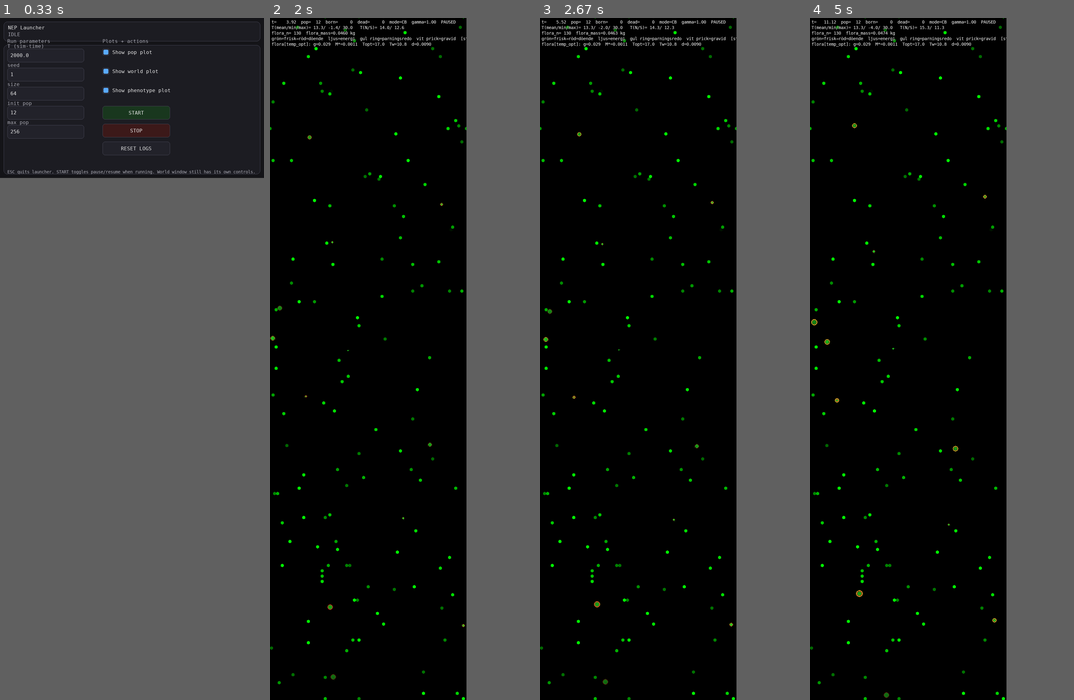
Above: before the commit, frames 1-4 (left to right).
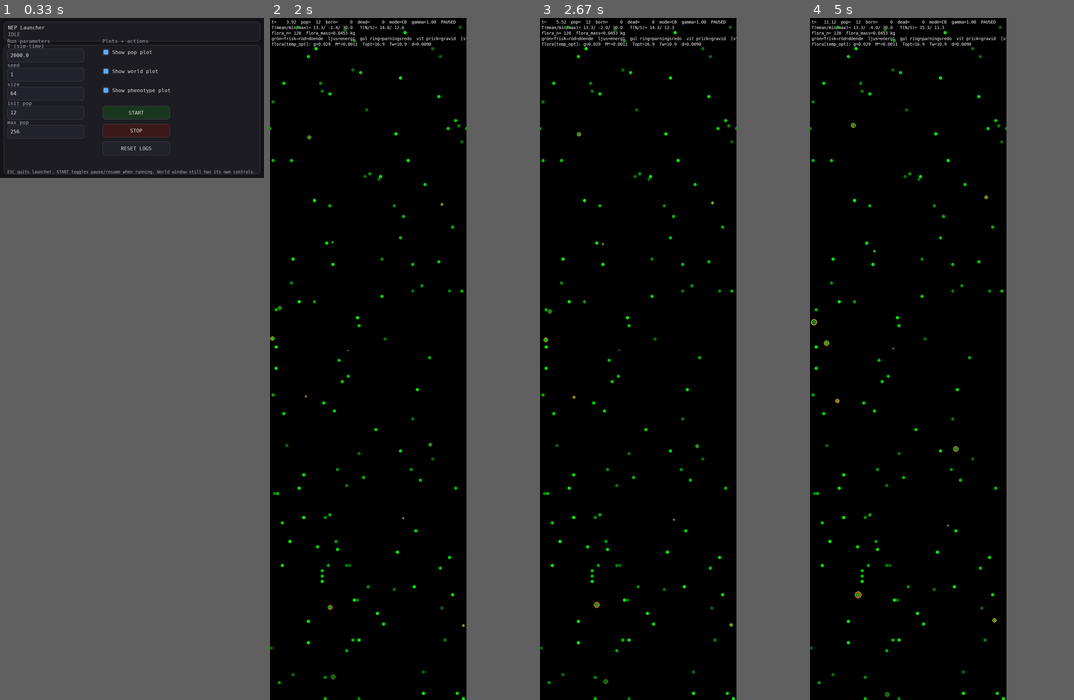
Above: after the commit, the same moments.

Repository: JoakimStorck/nep-process
Game: pygame game, started from nep_gui_launcher.py
Two runs of this game, one before a commit and one after it. Both use one fixed random seed, a clock stepped at 60 frames per second and the inputs below.
Inputs:
- Up to frame 1 (0.33 s): no input
- Up to frame 2 (2 s): click "START" at 0.38 s; tap Space at 0.67 s; tap 1 at 1 s
- Up to frame 3 (2.67 s): no input
- Up to frame 4 (5 s): no input

Frame 1 is identical in both runs. In frame 2, less than 0.1% of the frame differs, in the area x 0-66%, y 1-87%; in frame 3, less than 0.1%; in frame 4, 0.2%, in the area x 0-75%, y 1-100%.

Commit message:
Commit: Slut näringskretsloppet
Nedbrytningen verkar nu per fraktion: labil och strukturell massa bryts
ner med var sin takt, räknade ur massa och strukturandel utan ett andra
fält. Frisatt näring är nedbruten massa gånger dess näringsinnehåll,
med samma stökiometri som kostar vid uppbyggnad.

Floratillväxten är näringsbegränsad och fusionerad med upptaget, som
läser uptake_capacity — kapacitetsmodellens första verkliga läsare.
Byggkostnaden per kilo sjunker med strukturandelen, vilket ger structure
dess bärarsidiga fördel.

Flora får senescens; död individ återförs som förna med sin egen
strukturandel, vilket späder ut den strukturratchet som exkretionen
annars driver.

Kriteriet ändras från massbalans till näringsbalans: total massa kan
aldrig sluta sig eftersom flora bygger ur luft och fauna växer ur en
energibudget.

Diff:
--- a/phenotype.py
+++ b/phenotype.py
@@ -401,6 +401,31 @@
     return DECAY_MIN_SCALE + (1.0 - DECAY_MIN_SCALE) * (1.0 - s)
 
 
+# Nedbrytningstakt per fraktion, som andel av WorldParams.detritus_decay.
+# Labilt material bryts ner i full takt, strukturellt betydligt långsammare.
+# Ersätter den tidigare decay_rate_scale(), som approximerade samma sak genom
+# att sakta ner hela massan i stället för dess delar — och som därför lät
+# strukturandelen skena mot ett, eftersom bara det labila försvann.
+DECAY_SCALE_LABILE = 1.00
+DECAY_SCALE_STRUCT = 0.15
+
+# Näringsinnehåll per kilo vävnad, per fraktion. Speglar kol-kväve-förhållandet:
+# blad ligger kring 30:1, ved kring 500:1. Strukturmaterial är alltså kolrikt och
+# näringsfattigt.
+#
+# Samma tal används i båda riktningarna: det som frisätts när materialet bryts
+# ner är det som kostade att bygga det. Därav byggkostnadens inversion — seg
+# vävnad är billig i näring men fattig på energi.
+NUTRIENT_PER_KG_LABILE = 1.0 / 30.0
+NUTRIENT_PER_KG_STRUCT = 1.0 / 500.0
+
+
+def nutrient_content(structure: float) -> float:
+    """Kilo näring per kilo vävnad vid given strukturandel."""
+    s = min(1.0, max(0.0, float(structure)))
+    return NUTRIENT_PER_KG_LABILE * (1.0 - s) + NUTRIENT_PER_KG_STRUCT * s
+
+
 DECAY_MIN_SCALE = 0.15
 
 # Matsmältningens verkningsgrad som funktion av substratets strukturandel.
--- a/population.py
+++ b/population.py
@@ -29,6 +29,7 @@
     flora_uptake_capacity,
     structure_fraction,
     energy_density,
+    nutrient_content,
 )
 
 from organism_store import OrganismStore, next_organism_id
@@ -86,7 +87,8 @@
 @dataclass
 class PopParams:
     init_pop: int = 12
-    max_pop: int = 500   # höjt — naturlig matbrist sätter taket nu, inte detta
+    max_pop: int = 500
+    flora_mortality: float = 2.0e-5   # höjt — naturlig matbrist sätter taket nu, inte detta
 
     store_growth_min_chunk: int = 256
     store_growth_factor: float = 2.0
@@ -1169,17 +1171,35 @@
         return True
 
 
-    def _growth_system_flora(self) -> float:
-        """
-        Enkel första tillväxt för diskret flora i OrganismStore.
-        Returnerar total producerad biomassa (kg) detta tick.
+    def _growth_system_flora(self) -> tuple[float, float, float]:
+        """
+        Upptag och tillväxt för diskret flora, fusionerade till ett pass.
+
+        Manifestet tillåter att pass med tät dataåtkomst och biologisk
+        sammanhållning slås ihop. Upptaget avgör exakt hur mycket tillväxt som
+        kan betalas, så att hålla dem isär skulle kräva en näringsreserv per
+        organism utan att något annat läser den.
+
+        Tillväxten är begränsad av tre saker: den logistiska takten mot
+        vuxenmassan, näringen i cellen, och organismens uptake_capacity.
+        Byggkostnaden per kilo följer av strukturandelen och *sjunker* med den —
+        strukturmaterial är kolrikt och näringsfattigt, vilket är varför träd
+        klarar mager mark där örter inte gör det.
+
+        Returnerar (producerad kg, upptagen näring kg, död massa kg).
         """
         dt = float(self.WP.dt)
         BK = float(self.WP.B_K)
         if BK <= 0.0 or dt <= 0.0:
-            return 0.0
+            return 0.0, 0.0, 0.0
+
+        world = self.world
+        uptake_max = float(self.WP.uptake_rate_max) * dt
+        mort = float(self.PP.flora_mortality) * dt
 
         produced = 0.0
+        taken = 0.0
+        died = 0.0
 
         for slot in range(int(self.store.n)):
             if not bool(self.store.alive[slot]):
@@ -1191,36 +1211,68 @@
             if cell < 0:
                 continue
 
+            m = float(self.store.mass[slot])
+            struct = float(self.store.structure[slot])
+
+            # --- senescens: konstant risk per tick, återförs som förna ---
+            if mort > 0.0 and float(self.rng.random()) < mort:
+                if m > 0.0:
+                    world.excrete_at(
+                        float(self.store.pos_x[slot]),
+                        float(self.store.pos_y[slot]),
+                        m,
+                        struct,
+                    )
+                    died += m
+                self._release_flora_slot(slot)
+                continue
+
             T = self.world.temperature_of_cell(cell)
 
             m_cap = max(1e-12, float(self.store.flora_adult_mass[slot]))
             regen = max(0.0, float(self.store.flora_growth_rate[slot]))
-
             Topt = float(self.store.flora_temp_opt[slot])
-            Tw = max(1e-6, float(self.store.flora_temp_width[slot]))
-            gate = max(0.0, 1.0 - abs(T - Topt) / Tw)
-            gate = max(0.0, min(1.0, gate))
-
-            m = float(self.store.mass[slot])
-            if m <= 0.0:
-                continue
-
-            # Enkel logistisk tillväxt
-            dm = regen * gate * m * max(0.0, 1.0 - m / m_cap) * dt
+            Twid = max(1e-6, float(self.store.flora_temp_width[slot]))
+
+            gate = math.exp(-0.5 * ((T - Topt) / Twid) ** 2)
+            if gate <= 1e-6 or m <= 0.0 or m >= m_cap:
+                continue
+
+            dm_want = regen * dt * m * (1.0 - m / m_cap) * gate
+            if dm_want <= 0.0:
+                continue
+
+            # --- näringsbegränsning ---
+            cost_per_kg = nutrient_content(struct)
+            need = dm_want * cost_per_kg
+            cap_limit = max(0.0, float(self.store.uptake_capacity[slot])) * uptake_max
+            got = world.take_nutrient(cell, min(need, cap_limit))
+            if got <= 0.0:
+                continue
+
+            dm = got / max(cost_per_kg, 1e-12)
+            new_m = min(m + dm, m_cap)
+            dm = new_m - m
             if dm <= 0.0:
                 continue
 
-            new_m = m + dm
-            if new_m > m_cap:
-                dm = m_cap - m
-                new_m = m_cap
-
-            if dm > 0.0:
-                self.store.mass[slot] = np.float32(new_m)
-                self.store.energy[slot] = np.float32(new_m * self._slot_energy_per_kg(slot))
-                produced += dm
-
-        return float(produced)
+            self.store.mass[slot] = np.float32(new_m)
+            self.store.energy[slot] = np.float32(new_m * self._slot_energy_per_kg(slot))
+            produced += dm
+            taken += got
+
+        if produced > 0.0 or died > 0.0:
+            self._flora_summary_cache = None
+
+        return float(produced), float(taken), float(died)
+
+    def _release_flora_slot(self, slot: int) -> None:
+        """Avregistrera en floraindivid och frigör dess slot."""
+        s = int(slot)
+        self.store.alive[s] = False
+        self.store.mass[s] = np.float32(0.0)
+        self.store.energy[s] = np.float32(0.0)
+        self.store.release_slot(s)
 
     def _dispersal_system_flora(self) -> tuple[int, float]:
         """
@@ -1431,7 +1483,7 @@
         """
         self.world.step()
 
-        dM_growth_flora = self._growth_system_flora()
+        dM_growth_flora, dM_uptake, dM_flora_death = self._growth_system_flora()
         flora_established, flora_dispersed_mass = self._dispersal_system_flora()
 
         self.store.rebuild_spatial_index()
--- a/world.py
+++ b/world.py
@@ -16,7 +16,12 @@
     _NUMBA_AVAILABLE = False
 
 from grid import Grid
-from phenotype import DECAY_MIN_SCALE
+from phenotype import (
+    DECAY_SCALE_LABILE,
+    DECAY_SCALE_STRUCT,
+    NUTRIENT_PER_KG_LABILE,
+    NUTRIENT_PER_KG_STRUCT,
+)
 
 # Under detta värde nollställs detritus exakt och cellen lämnar den aktiva
 # mängden. Utan en tröskel skulle exponentiellt avklingande celler aldrig bli
@@ -89,6 +94,13 @@
     # Detritus / decay
     # -------------------------
     detritus_decay: float = 0.077
+    # Andel av frisatt näring som lämnar systemet (urlakning, denitrifikation).
+    nutrient_loss_frac: float = 0.10
+    # Näringstillförsel per cell och tick. Konstant tills terrängen finns; då
+    # blir den vittring som funktion av höjd, och utsköljning under havsnivå.
+    nutrient_input: float = 2.0e-10
+    # Maximalt näringsupptag per tick vid uptake_capacity = 1.
+    uptake_rate_max: float = 5.0e-5
 
     # --- Perception scaling ---
     C_sense_K: float = 5e-4
@@ -413,6 +425,27 @@
         np.maximum(w + np.float32(dwater), np.float32(0.0), out=w)
         return 0.0, removed
 
+    def nutrient_input_pass(self) -> float:
+        """
+        Extern näringstillförsel. Forcing, alltså rumsligt konstant tills något
+        varierar den — se docs/varldens-kadensmodell.md.
+        """
+        add = float(self.WP.dt) * float(self.WP.nutrient_input)
+        if add == 0.0:
+            return 0.0
+        self.nutrient += np.float32(add)
+        return add * float(self.grid.n_cells)
+
+    def take_nutrient(self, cell: int, amount: float) -> float:
+        """Ta upp till `amount` kg näring ur en cell. Returnerar faktiskt uttag."""
+        c = int(cell)
+        avail = float(self.nutrient[c])
+        got = amount if amount < avail else avail
+        if got <= 0.0:
+            return 0.0
+        self.nutrient[c] = np.float32(avail - got)
+        return float(got)
+
     def transport_pass(self) -> float:
         """
         Placeholder för framtida transport/diffusion av lösta ämnen.
@@ -436,15 +469,42 @@
         rate = np.float32(self.WP.detritus_decay)
 
         d = self.detritus[act]
-        # Nedbrytningstakten avtar med strukturandelen: lignin och kitin bryts
-        # ner långsammare än protein och fett.
-        scale = np.float32(DECAY_MIN_SCALE) + np.float32(1.0 - DECAY_MIN_SCALE) * (
-            np.float32(1.0) - self.detritus_structure[act]
+        st = self.detritus_structure[act]
+
+        # Nedbrytning per fraktion. Labilt och strukturellt material bryts ner
+        # med var sin takt, räknade ur massa och strukturandel utan ett andra
+        # fält. Att sakta ner hela massan i stället lät strukturandelen skena:
+        # bara det labila försvann, och kvarvarande material blev asymptotiskt
+        # ren struktur.
+        lab = d * (np.float32(1.0) - st)
+        stru = d * st
+
+        k_lab = dt * rate * np.float32(DECAY_SCALE_LABILE)
+        k_str = dt * rate * np.float32(DECAY_SCALE_STRUCT)
+
+        d_lab = np.minimum(lab, lab * k_lab)
+        d_str = np.minimum(stru, stru * k_str)
+
+        lab_new = lab - d_lab
+        stru_new = stru - d_str
+        new = lab_new + stru_new
+
+        dM_detritus_decay = float(np.sum(np.float64(d_lab) + np.float64(d_str)))
+
+        # Frisatt näring är den nedbrutna massan gånger dess näringsinnehåll.
+        released = float(
+            np.sum(np.float64(d_lab)) * NUTRIENT_PER_KG_LABILE
+            + np.sum(np.float64(d_str)) * NUTRIENT_PER_KG_STRUCT
         )
-        loss = dt * rate * scale * d
-        new = np.maximum(d - loss, np.float32(0.0))
-
-        dM_detritus_decay = float(np.sum(np.float64(d) - np.float64(new)))
+        retained = np.float32(1.0 - float(self.WP.nutrient_loss_frac))
+        np.add.at(self.nutrient, act,
+                  (d_lab * np.float32(NUTRIENT_PER_KG_LABILE)
+                   + d_str * np.float32(NUTRIENT_PER_KG_STRUCT)) * retained)
+
+        # Strukturandelen följer av vad som blev kvar.
+        with np.errstate(invalid="ignore", divide="ignore"):
+            st_new = np.where(new > np.float32(0.0), stru_new / np.maximum(new, np.float32(1e-30)), np.float32(0.0))
+        self.detritus_structure[act] = np.clip(st_new, 0.0, 1.0).astype(np.float32, copy=False)
 
         # Celler under tröskeln nollställs exakt och lämnar den aktiva mängden,
         # så att kontraktet "inaktiv cell är noll" håller.
@@ -453,11 +513,11 @@
             new[empty] = np.float32(0.0)
             self.detritus_structure[act[empty]] = np.float32(0.0)
             self._detritus_member[act[empty]] = False
-            self._detritus_active = act[~empty]
+            self._detritus_dirty = True
 
         self.detritus[act] = new
 
-        dM_nutrient_from_detritus = 0.0
+        dM_nutrient_from_detritus = released * float(retained)
         return dM_detritus_decay, dM_nutrient_from_detritus
 
     def update_flux(
@@ -498,6 +558,7 @@
         dt = float(self.WP.dt)
 
         self.temperature_pass()
+        self.nutrient_input_pass()
         dM_water_added, dM_water_removed = self.hydro_pass()
         dM_transport = self.transport_pass()
         dM_detritus_decay, dM_nutrient_from_detritus = self.decomposition_pass()
Not shown, changed: TODO.md
